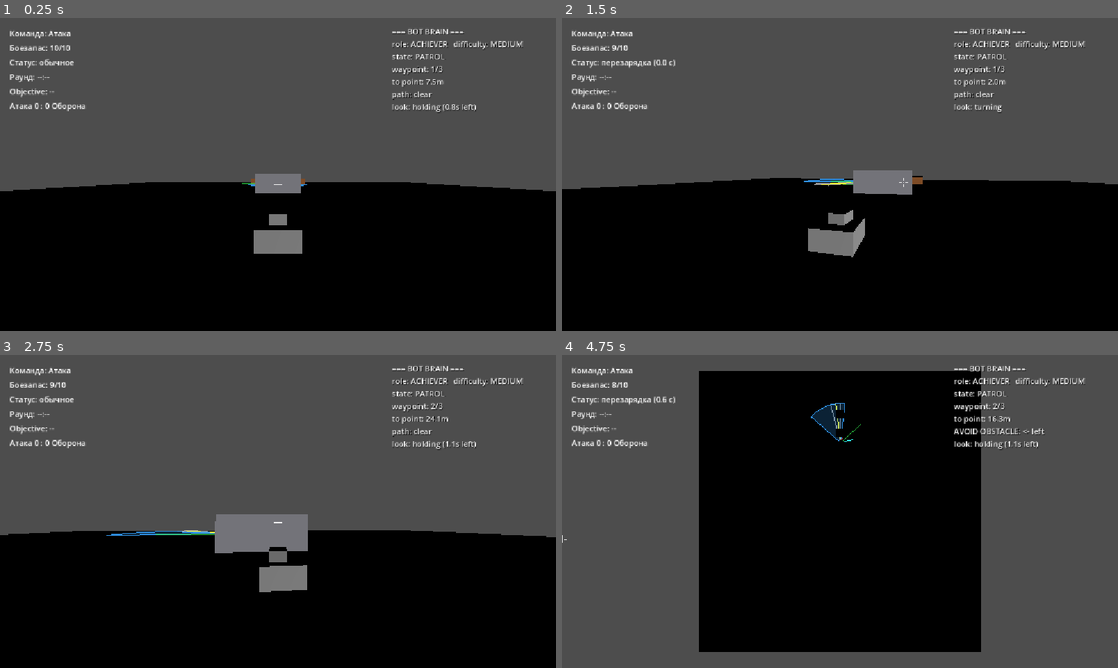
Above: before the commit, frames 1-4 (two rows, left to right).
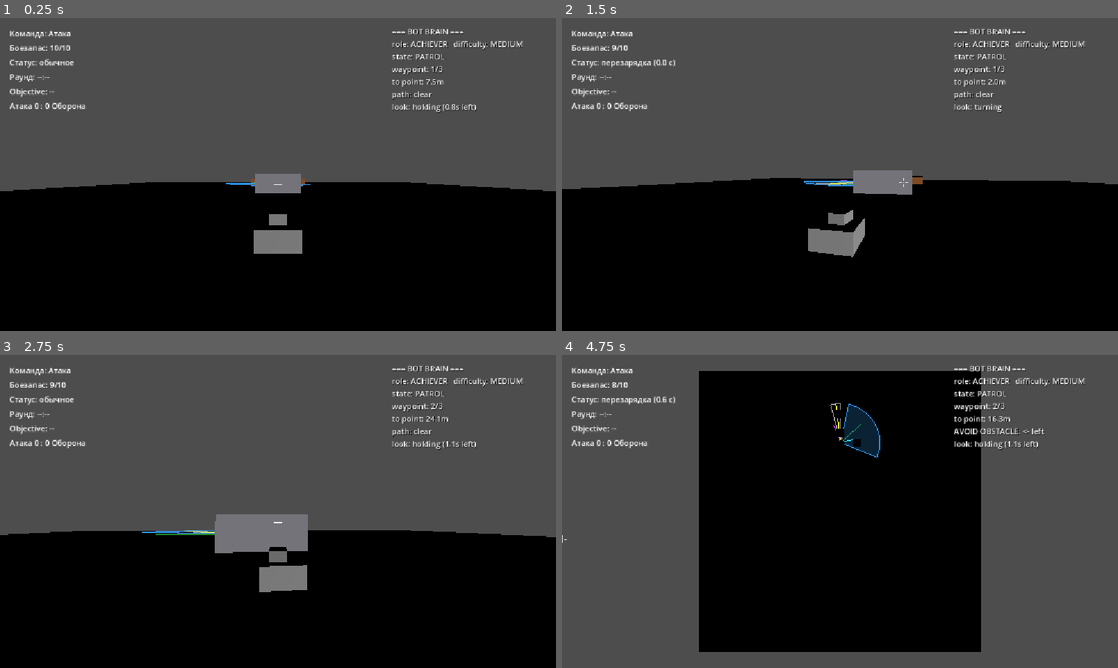
Above: after the commit, the same moments.

Repository: Imadakara/Tanks-Props
Game: Godot game, scene res://scenes/bot_arena/BotArena.tscn
Two runs of this game, one before a commit and one after it. Both use one fixed random seed, a clock stepped at 60 frames per second and the inputs below.
Inputs (mouse positions are in pixels of both pictures, inside the frame that each line leads up to):
- Up to frame 1 (0.25 s): no input
- Up to frame 2 (1.5 s): tap Enter at 0.5 s; move the mouse to (867, 174) at 0.52 s; press the mouse at (867, 174) at 0.53 s; hold W (move_forward) from 0.53 s (still down); move the mouse to (812, 174) at 1.27 s; release the mouse at (812, 174) at 1.28 s; tap E (toggle_disguise) at 1.35 s
- Up to frame 3 (2.75 s): keep holding W (move_forward); move the mouse to (289, 505) at 2.02 s; tap 1 at 2.1 s
- Up to frame 4 (4.75 s): move the mouse to (834, 517) at 2.77 s; tap 2 at 2.85 s; move the mouse to (1006, 558) at 3.52 s; release W (move_forward) at 3.53 s; hold A (turn_left) from 3.53 s (still down); tap 3 at 3.6 s; move the mouse to (673, 464) at 4.27 s; click (673, 464) at 4.35 s

The runs differ from the first frame. In frame 1, less than 0.1% of the frame differs, in the area x 40-56%, y 52-54%; in frame 2, 0.1%; in frame 3, 0.2%; in frame 4, 1.1%, in the area x 44-58%, y 15-33%.

Commit message:
target view switch

Diff:
--- a/scenes/bot_arena/bot_sentry_controller.gd
+++ b/scenes/bot_arena/bot_sentry_controller.gd
@@ -3,17 +3,24 @@
 ## Отдельно от продакшен-ИИ scenes/tank/tank_ai_controller.gd (ТЗ §9, патруль/маскировка) —
 ## тот не трогаем.
 ##
-## Модель обзора — по аналогии с игроком: у игрока камера смотрит в конкретную сторону, и то,
-## что вне её кадра, он просто не видит, пока не развернёт камеру (см. camera_rig.gd).
-## У бота роль "камеры" играет _look_yaw — им управляет ТОЛЬКО этот скрипт. Триггер обнаружения
-## цели — попадание в ОСНОВНОЙ конус (look_cone_deg, центр — _look_yaw, радиус — vision_range)
-## ИЛИ в доп. секторе (secondary_cone_deg, зафиксирован на РЕАЛЬНОМ угле башни, а не на _look_yaw
-## — см. _can_see()): без него цель, оказавшаяся ровно там, откуда взгляд только что увели на
-## новый угол блуждания, на миг выпадала бы из вида — основной конус скачет мгновенно вместе с
-## _look_yaw, а башня туда ещё доворачивается.
-## Башня — не мозг, а просто следует за _look_yaw (target_yaw = f(_look_yaw), физический
-## доворот делает TurretController.rotate_toward) — ровно так же, как у игрока башня трогается
-## вслед за камерой с задержкой, а не сама решает, куда смотреть.
+## Модель обзора (v2, по прямому запросу — "как в других играх"): бот ВСЕГДА видит то, что перед
+## корпусом, ПЛЮС то, куда сейчас физически повёрнута башня. Два независимых конуса, оба нужны
+## для _can_see():
+## - ГЛАВНЫЙ (look_cone_deg, радиус vision_range) — жёстко зафиксирован на направлении КОРПУСА
+##   (_body.rotation.y), НЕ блуждает и не зависит от башни/взгляда вообще. Широкий (шире, чем был
+##   раньше) — "видит противника перед собой" безусловно, пока цель физически в поле зрения и не
+##   загорожена.
+## - ПРИЦЕЛЬНЫЙ (secondary_cone_deg, тот же vision_range) — узкий, зафиксирован на РЕАЛЬНОМ
+##   текущем угле башни (_body.rotation.y + _turret.rotation.y) — "или в направлении поворота
+##   башни", как ствол/прицел в других танковых играх.
+## Случайное блуждание (_wander()/_look_yaw, см. ниже) управляет ТОЛЬКО башней, никакого влияния
+## на главный конус больше нет: сначала (в _pick_new_wander_target()) выбирается угол, куда нужно
+## повернуться — тот самый "линией определяем угол", — затем TurretController.rotate_toward()
+## физически доворачивает башню туда, и уже РЕАЛЬНЫЙ (не целевой) угол башни двигает прицельный
+## конус. Раньше было наоборот (абстрактная "камера" мгновенно скакала на новый угол блуждания,
+## двигая главный конус, а башня только физически догоняла её с задержкой) — эта версия проще и
+## буквально соответствует тому, что игрок видит на экране: обзор бота = хулл-конус + туда, куда
+## сейчас направлен ствол, без скрытой "невидимой камеры".
 ##
 ## РОЛЬ (role) + ДВИЖОК ВЫБОРА СТЕЙТА (_think()) — приоритет один и тот же для всех ролей:
 ##   1. Видна цель (только что замечена ЛИБО уже отслеживаемая и всё ещё видна) → DEFEND.
@@ -94,18 +101,19 @@
 @export var role: Role = Role.ACHIEVER
 @export var difficulty: Difficulty = Difficulty.MEDIUM
 
-## Радиус и полуширина ТЕКУЩЕГО (движущегося) конуса обзора — реальный триггер обнаружения.
+## Радиус обзора (общий для обоих конусов) и полуширина ГЛАВНОГО конуса — жёстко на направлении
+## корпуса, всегда активен, независимо от башни/блуждания (см. _can_see() и заголовок файла).
+## Шире, чем в v1 (была движущаяся "камера") — по прямому запросу, "как в других играх".
 @export var vision_range: float = 10.0
-@export var look_cone_deg: float = 55.0  # полный угол конуса вокруг _look_yaw
+@export var look_cone_deg: float = 100.0  # полный угол конуса вокруг направления корпуса
 @export var fire_range: float = 8.0
 @export var fire_aim_tolerance_deg: float = 5.0
 
-## Доп. сектор — зафиксирован на РЕАЛЬНОМ текущем угле башни (не на _look_yaw, куда башня
-## только стремится): когда _look_yaw скачком меняется на новый угол блуждания, башня довора́
-## чивается туда не мгновенно, а основной конус уже переехал на новое место — цель, которая
-## буквально только что была на границе СТАРОГО направления, на миг выпадает из вида, хотя
-## башня физически ещё смотрит рядом с ней. Этот сектор закрывает именно этот промежуток.
-## См. _can_see() — засчитывается, если цель попала В ЛЮБОЙ из двух секторов.
+## ПРИЦЕЛЬНЫЙ сектор — узкий, зафиксирован на РЕАЛЬНОМ текущем угле башни (не на _look_yaw, куда
+## башня только стремится, а именно на _turret.rotation.y — куда ствол физически повёрнут прямо
+## сейчас). Даёт видеть цель в стороне/сзади корпуса, если бот как раз довернул туда башню
+## (блуждание, слежение за целью, разворот на выстрел) — "или в направлении поворота башни".
+## См. _can_see() — засчитывается, если цель попала В ЛЮБОЙ из двух секторов (главный ИЛИ этот).
 @export var secondary_cone_deg: float = 15.0
 
 ## Обзор при блуждании (IDLE и, с уклоном, PATROL) — полный круг: следующий угол может быть
@@ -167,9 +175,10 @@
 @export var avoid_close_range: float = 1.5
 @export var avoid_close_turn_tolerance_deg: float = 8.0
 
-## Дебажная отрисовка (ImmediateMesh) поверх земли под ботом: веер — ТЕКУЩИЙ конус обзора
-## (look_cone_deg вокруг _look_yaw, радиус vision_range); цвет = текущий стейт (зелёный IDLE,
-## голубой PATROL, красный DEFEND). Жёлтая линия — куда РЕАЛЬНО сейчас повёрнута башня.
+## Дебажная отрисовка (ImmediateMesh) поверх земли под ботом: веер — ГЛАВНЫЙ конус обзора
+## (look_cone_deg, жёстко по направлению корпуса, радиус vision_range); цвет = текущий стейт
+## (зелёный IDLE, голубой PATROL, красный DEFEND). Жёлтая линия — куда РЕАЛЬНО сейчас повёрнута
+## башня; узкий белый контур вокруг неё — прицельный конус (secondary_cone_deg).
 @export var show_fov_debug: bool = true
 ## Веер лучей объезда препятствий (зелёный — чисто, оранжевый — замечено, красный — перекрыто в
 ## пределах avoid_trigger_range, голубой — выбранное направление объезда). Виден только в PATROL.
@@ -186,7 +195,7 @@
 const _DIFFICULTY_PRESETS := {
 	Difficulty.EASY: {
 		"vision_range": 6.0,
-		"look_cone_deg": 40.0,
+		"look_cone_deg": 75.0,
 		"fire_range": 5.0,
 		"fire_aim_tolerance_deg": 9.0,
 		"wander_hold_min_sec": 2.0,
@@ -196,7 +205,7 @@
 	},
 	Difficulty.HARD: {
 		"vision_range": 14.0,
-		"look_cone_deg": 70.0,
+		"look_cone_deg": 130.0,
 		"fire_range": 11.0,
 		"fire_aim_tolerance_deg": 3.0,
 		"wander_hold_min_sec": 0.5,
@@ -216,7 +225,9 @@
 @onready var _health: Node = get_parent().get_node("HealthComponent")
 
 var state: State = State.IDLE
-var _look_yaw: float = 0.0  # мировой угол "камеры" бота — центр конуса обзора, ведёт башню
+## Мировой угол, куда сейчас должна повернуться БАШНЯ (v2 — только башня, на главный конус
+## обзора больше не влияет, см. заголовок файла).
+var _look_yaw: float = 0.0
 var _current_target: Node = null
 var _think_timer: float = 0.0
 var _fov_debug_mesh: MeshInstance3D
@@ -410,14 +421,11 @@
 			return other
 	return null
 
-## Триггер обнаружения — попадание в ЛЮБОЙ из двух секторов: основной (look_cone_deg вокруг
-## _look_yaw — куда бот сейчас "хочет" смотреть/блуждает/следит) ИЛИ дополнительный
-## (secondary_cone_deg вокруг РЕАЛЬНОГО угла башни _turret.rotation.y — куда она физически
-## повёрнута прямо сейчас). Оба движутся, но по-разному: основной скачет мгновенно на новый
-## _look_yaw при смене угла блуждания, а башня довора́чивается туда плавно — доп. сектор
-## перекрывает как раз тот промежуток, что основной уже покинул, а башня ещё нет (см. @export
-## выше). Конусы движутся вместе с блужданием взгляда/слежением за целью, ровно как обзор
-## игрока следует за его камерой.
+## Триггер обнаружения — попадание в ЛЮБОЙ из двух конусов (v2, см. заголовок файла): ГЛАВНЫЙ
+## (look_cone_deg, жёстко на направлении корпуса — "видит перед собой" безусловно) ИЛИ
+## ПРИЦЕЛЬНЫЙ (secondary_cone_deg вокруг РЕАЛЬНОГО угла башни _turret.rotation.y — "или в
+## направлении поворота башни"). Главный конус вообще не двигается сам по себе (только корпус
+## поворотом); прицельный следует за физическим поворотом башни (блуждание/слежение за целью).
 func _can_see(target: Node3D) -> bool:
 	var to_target: Vector3 = target.global_position - _turret.global_position
 	var dist: float = to_target.length()
@@ -425,14 +433,14 @@
 		return false
 	var world_yaw: float = _yaw_to_world_point(_turret.global_position, target.global_position)
 
-	var look_diff_deg: float = rad_to_deg(absf(wrapf(world_yaw - _look_yaw, -PI, PI)))
-	var in_main_cone: bool = look_diff_deg <= look_cone_deg * 0.5
+	var hull_diff_deg: float = rad_to_deg(absf(wrapf(world_yaw - _body.rotation.y, -PI, PI)))
+	var in_hull_cone: bool = hull_diff_deg <= look_cone_deg * 0.5
 
 	var turret_world_yaw: float = _body.rotation.y + _turret.rotation.y
 	var turret_diff_deg: float = rad_to_deg(absf(wrapf(world_yaw - turret_world_yaw, -PI, PI)))
-	var in_secondary_cone: bool = turret_diff_deg <= secondary_cone_deg * 0.5
-
-	if not (in_main_cone or in_secondary_cone):
+	var in_turret_cone: bool = turret_diff_deg <= secondary_cone_deg * 0.5
+
+	if not (in_hull_cone or in_turret_cone):
 		return false
 	var space_state := _body.get_world_3d().direct_space_state
 	var query := PhysicsRayQueryParameters3D.create(
@@ -473,11 +481,12 @@
 	if state != State.DEFEND and _can_see(killer):
 		_enter_defend(killer)
 
-## Блуждание "камеры" в IDLE/PATROL — имитация того, как игрок крутит камеру осматриваясь: то
-## вперёд, то в сторону, с паузами, а не мерное качание туда-сюда. Пока не дошли до _look_yaw —
-## просто ждём (доворот делает TurretController); дошли — держим wander_hold_min_sec..
-## wander_hold_max_sec, затем выбираем новый угол. biased_forward=true (PATROL) — чаще смотрим
-## по ходу движения, а не куда попало.
+## Блуждание БАШНИ в IDLE/PATROL (v2 — только башня, см. заголовок файла) — то вперёд, то в
+## сторону, с паузами, а не мерное качание туда-сюда. Пока не дошли до _look_yaw — просто ждём
+## (физический доворот делает TurretController.rotate_toward()); дошли — держим
+## wander_hold_min_sec..wander_hold_max_sec, затем выбираем новый угол (_pick_new_wander_target()
+## — "сперва линией определяем угол"). biased_forward=true (PATROL) — чаще целимся по ходу
+## движения, а не куда попало.
 func _wander(delta: float, biased_forward: bool) -> void:
 	if _wander_holding:
 		_wander_hold_timer -= delta
@@ -770,11 +779,10 @@
 			fill_color = Color(0.15, 0.9, 0.2, 0.22)
 	var center := Vector3(0.0, HEIGHT, 0.0)
 
-	# ТЕКУЩИЙ конус обзора — центр на _look_yaw (в локальных координатах бота), не на
-	# направлении корпуса: веер движется вместе с блужданием/слежением взгляда.
-	var look_local_deg: float = rad_to_deg(wrapf(_look_yaw - _body.rotation.y, -PI, PI))
-	var cone_min_deg: float = look_local_deg - look_cone_deg * 0.5
-	var cone_max_deg: float = look_local_deg + look_cone_deg * 0.5
+	# ГЛАВНЫЙ конус обзора (v2) — жёстко на направлении корпуса (0° в локальных координатах
+	# бота), НЕ двигается сам по себе — только вместе с поворотом всего корпуса.
+	var cone_min_deg: float = -look_cone_deg * 0.5
+	var cone_max_deg: float = look_cone_deg * 0.5
 
 	# Заливка веера — треугольниками (у ImmediateMesh нет отдельного TRIANGLE_FAN).
 	mesh.surface_begin(Mesh.PRIMITIVE_TRIANGLES)
@@ -802,8 +810,8 @@
 	mesh.surface_add_vertex(center)
 	mesh.surface_end()
 
-	# Текущее РЕАЛЬНОЕ направление башни (не конус "камеры", а куда башня уже физически
-	# довернула) — turret уже дочерний узел _body, rotation.y у неё локальный без пересчёта.
+	# Текущее РЕАЛЬНОЕ направление башни (куда башня уже физически довернула, не куда стремится) —
+	# turret уже дочерний узел _body, rotation.y у неё локальный без пересчёта.
 	var turret_local_deg: float = rad_to_deg(_turret.rotation.y)
 	mesh.surface_begin(Mesh.PRIMITIVE_LINES)
 	mesh.surface_set_color(Color(1.0, 1.0, 0.2, 0.95))
@@ -811,9 +819,9 @@
 	mesh.surface_add_vertex(_local_point(turret_local_deg, radius, HEIGHT))
 	mesh.surface_end()
 
-	# Доп. сектор (см. _can_see()) — узкий контур белым, зафиксирован на РЕАЛЬНОМ угле башни
-	# (том же turret_local_deg, что и жёлтая линия выше), не на _look_yaw. Только контур, не
-	# заливка — чтобы не забивать читаемость основного конуса поверх него.
+	# Прицельный сектор (см. _can_see()) — узкий контур белым, зафиксирован на РЕАЛЬНОМ угле
+	# башни (том же turret_local_deg, что и жёлтая линия выше), не на _look_yaw. Только контур,
+	# не заливка — чтобы не забивать читаемость главного конуса поверх него.
 	var sec_min_deg: float = turret_local_deg - secondary_cone_deg * 0.5
 	var sec_max_deg: float = turret_local_deg + secondary_cone_deg * 0.5
 	mesh.surface_begin(Mesh.PRIMITIVE_LINE_STRIP)
@@ -824,6 +832,17 @@
 		var deg3: float = lerp(sec_min_deg, sec_max_deg, t3)
 		mesh.surface_add_vertex(_local_point(deg3, radius, HEIGHT))
 	mesh.surface_add_vertex(center)
+	mesh.surface_end()
+
+	# Целевой угол блуждания башни (_look_yaw — куда башня СЕЙЧАС стремится довернуться, "линия",
+	# см. заголовок файла) — короткая пунктирная-по-цвету (сплошная линия, ImmediateMesh не умеет
+	# пунктир) фиолетовая метка ближе к центру, чтобы не путать с реальным углом башни (жёлтая,
+	# полной длины) выше — видно, куда башня едет, ДО того как физически туда довернёт.
+	var wander_target_local_deg: float = rad_to_deg(wrapf(_look_yaw - _body.rotation.y, -PI, PI))
+	mesh.surface_begin(Mesh.PRIMITIVE_LINES)
+	mesh.surface_set_color(Color(0.85, 0.2, 0.95, 0.9))
+	mesh.surface_add_vertex(center)
+	mesh.surface_add_vertex(_local_point(wander_target_local_deg, radius * 0.5, HEIGHT))
 	mesh.surface_end()
 
 ## Тот же приём, что и с конусом обзора (_setup_fov_debug_draw) — отдельный MeshInstance3D,
